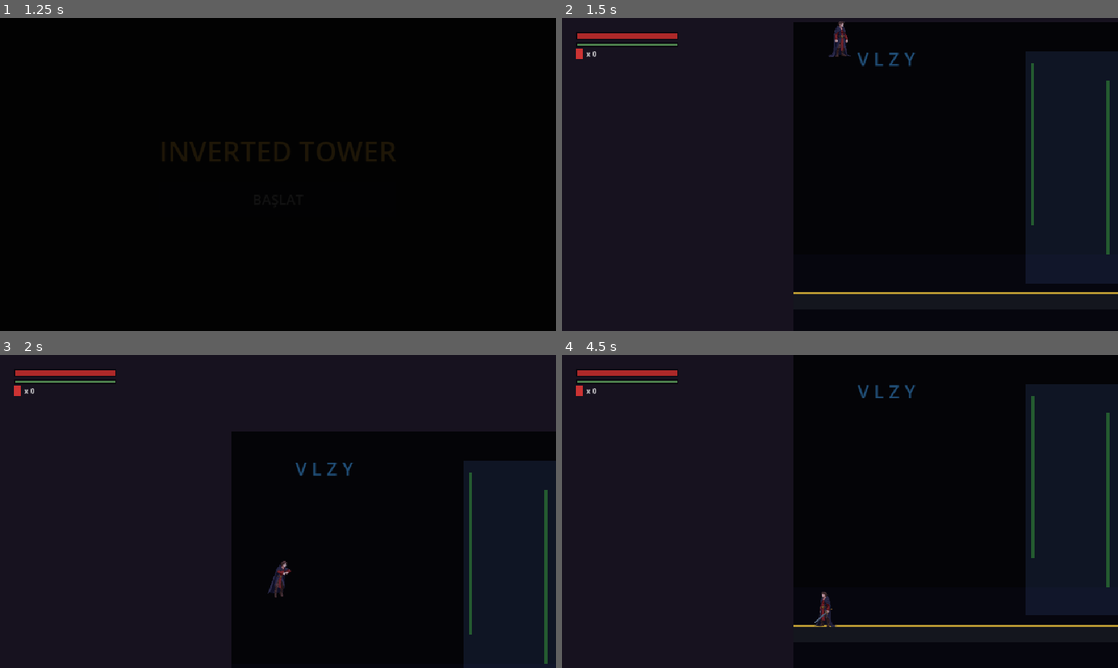
Above: before the commit, frames 1-4 (two rows, left to right).
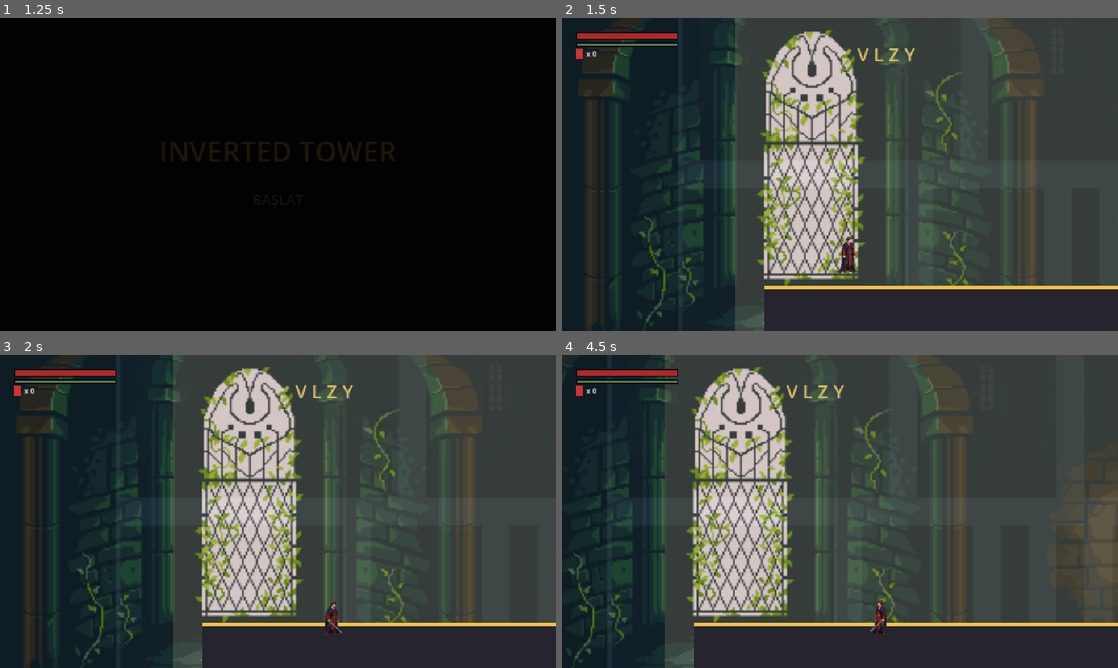
Above: after the commit, the same moments.

Repository: yusuferens/inverted-tower
Game: Godot game, scene res://scenes/ui/StartMenu.tscn
Two runs of this game, one before a commit and one after it. Both use one fixed random seed, a clock stepped at 60 frames per second and the inputs below.
Inputs (mouse positions are in pixels of both pictures, inside the frame that each line leads up to):
- Up to frame 1 (1.25 s): click "BAŞLAT" at 0.5 s
- Up to frame 2 (1.5 s): tap Enter at 1.25 s; move the mouse to (962, 158) at 1.27 s; hold D (move_right) from 1.28 s (still down); tap J (attack) at 1.35 s; click (962, 158) at 1.42 s
- Up to frame 3 (2 s): keep holding D (move_right); tap Space (jump) at 1.52 s
- Up to frame 4 (4.5 s): release D (move_right) at 2 s; drag from (728, 527) to (867, 583) at 2.02 s; move the mouse to (895, 442) at 2.77 s; hold D (move_right) 2.78-3.5 s; hold E (interact) 2.78-3.5 s; drag from (812, 574) to (673, 464) at 3.52 s; move the mouse to (1006, 558) at 4.27 s; hold A (move_left) from 4.28 s (still down); tap C at 4.35 s

Frame 1 is identical in both runs. In frame 2, 73% of the frame differs, in the area x 3-100%, y 0-100%; in frame 3, 74%; in frame 4, 82%, in the area x 0-100%, y 0-100%.

Commit message:
Kule girisi gunduz atmosferine cevrildi, düşüş mekaniği düzeltildi ve tasarım tamamlandı

Diff:
--- a/scenes/zones/TowerEntrance.tscn
+++ b/scenes/zones/TowerEntrance.tscn
@@ -1,10 +1,12 @@
-[gd_scene load_steps=5 format=3 uid="uid://towerentrance001"]
+[gd_scene load_steps=7 format=3 uid="uid://towerentrance001"]
 
 [ext_resource type="Script" path="res://scripts/zones/TowerEntrance.gd" id="1_script"]
-[ext_resource type="PackedScene" uid="uid://c2p4mxvt8jgq1" path="res://scenes/player/Player.tscn" id="2_player"]
+[ext_resource type="Texture2D" path="res://assets/backgrounds/old_dark_castle/old-dark-castle-interior-background.png" id="2_bg"]
+[ext_resource type="PackedScene" uid="uid://c2p4mxvt8jgq1" path="res://scenes/player/Player.tscn" id="3_player"]
+[ext_resource type="Texture2D" path="res://assets/backgrounds/gothic_castle/gothic-castle-background.png" id="4_bg2"]
 
 [sub_resource type="RectangleShape2D" id="RectangleShape2D_floor"]
-size = Vector2(800, 30)
+size = Vector2(750, 30)
 
 [sub_resource type="RectangleShape2D" id="RectangleShape2D_fall"]
 size = Vector2(400, 200)
@@ -12,77 +14,73 @@
 [node name="TowerEntrance" type="Node2D"]
 script = ExtResource("1_script")
 
-[node name="DeepBackground" type="ColorRect" parent="."]
+[node name="DaylightSky" type="ColorRect" parent="."]
+offset_left = -200.0
+offset_top = -100.0
 offset_right = 1152.0
-offset_bottom = 648.0
-color = Color(0.02, 0.02, 0.03, 1)
+offset_bottom = 800.0
+color = Color(0.6, 0.75, 0.9, 1)
 
-[node name="AbyssVortex" type="Polygon2D" parent="."]
-color = Color(0.05, 0.05, 0.1, 0.4)
-polygon = PackedVector2Array(0, 400, 1152, 400, 1152, 648, 0, 648)
+[node name="GothicBg" type="Sprite2D" parent="."]
+modulate = Color(1, 0.95, 0.85, 0.7)
+position = Vector2(480, 270)
+scale = Vector2(3, 3)
+texture = ExtResource("4_bg2")
 
-[node name="GothicWindow" type="Node2D" parent="."]
-position = Vector2(400, 50)
+[node name="MainCastleBg" type="Sprite2D" parent="."]
+modulate = Color(0.9, 0.9, 1, 0.9)
+position = Vector2(480, 270)
+scale = Vector2(3, 3)
+texture = ExtResource("2_bg")
 
-[node name="Glass" type="ColorRect" parent="GothicWindow"]
-offset_right = 160.0
-offset_bottom = 400.0
-color = Color(0.3, 0.4, 0.6, 0.2)
+[node name="SunlightGlow" type="ColorRect" parent="."]
+offset_left = -100.0
+offset_top = -100.0
+offset_right = 1152.0
+offset_bottom = 800.0
+color = Color(1, 0.9, 0.7, 0.15)
 
-[node name="Vines" type="ColorRect" parent="GothicWindow"]
-offset_left = 10.0
-offset_top = 20.0
-offset_right = 15.0
-offset_bottom = 300.0
-color = Color(0.2, 0.5, 0.2, 0.8)
-
-[node name="Vines2" type="ColorRect" parent="GothicWindow"]
-offset_left = 140.0
-offset_top = 50.0
-offset_right = 145.0
-offset_bottom = 350.0
-color = Color(0.2, 0.5, 0.2, 0.8)
+[node name="CanvasModulate" type="CanvasModulate" parent="."]
+color = Color(1, 0.95, 0.9, 1)
 
 [node name="GoldenPlatform" type="StaticBody2D" parent="."]
-position = Vector2(350, 480)
+position = Vector2(0, 480)
 collision_layer = 2
 
+[node name="GoldLine" type="ColorRect" parent="GoldenPlatform"]
+offset_left = -50.0
+offset_top = -18.0
+offset_right = 700.0
+offset_bottom = -12.0
+color = Color(0.95, 0.8, 0.3, 1)
+
+[node name="StoneFloor" type="ColorRect" parent="GoldenPlatform"]
+offset_left = -50.0
+offset_top = -12.0
+offset_right = 700.0
+offset_bottom = 100.0
+color = Color(0.15, 0.15, 0.2, 1)
+
 [node name="CollisionShape2D" type="CollisionShape2D" parent="GoldenPlatform"]
+position = Vector2(325, 15)
 shape = SubResource("RectangleShape2D_floor")
 
-[node name="GoldLine" type="ColorRect" parent="GoldenPlatform"]
-offset_left = -350.0
-offset_top = -15.0
-offset_right = 350.0
-offset_bottom = -11.0
-color = Color(0.9, 0.7, 0.2, 1)
-
-[node name="Stone" type="ColorRect" parent="GoldenPlatform"]
-offset_left = -350.0
-offset_top = -11.0
-offset_right = 350.0
-offset_bottom = 15.0
-color = Color(0.1, 0.1, 0.12, 1)
-
-[node name="Player" parent="." instance=ExtResource("2_player")]
-position = Vector2(80, 420)
+[node name="Player" parent="." instance=ExtResource("3_player")]
+position = Vector2(80, 400)
 
 [node name="FallArea" type="Area2D" parent="."]
-position = Vector2(950, 600)
+position = Vector2(900, 600)
 collision_layer = 0
 
 [node name="CollisionShape2D" type="CollisionShape2D" parent="FallArea"]
 shape = SubResource("RectangleShape2D_fall")
-
-[node name="CanvasModulate" type="CanvasModulate" parent="."]
-color = Color(0.8, 0.85, 1, 1)
 
 [node name="V_L_Z_Y" type="Label" parent="."]
 offset_left = 60.0
 offset_top = 40.0
 offset_right = 260.0
 offset_bottom = 100.0
-theme_override_colors/font_color = Color(0.3, 0.7, 0.9, 0.5)
+theme_override_colors/font_color = Color(1, 0.9, 0.5, 0.8)
 theme_override_font_sizes/font_size = 32
 text = "V L Z Y"
 horizontal_alignment = 1
--- a/scripts/ui/StartMenu.gd
+++ b/scripts/ui/StartMenu.gd
@@ -19,6 +19,9 @@
 	# Butona basıldığında etkileşimi keselim
 	start_button.disabled = true
 
+	# İlk odaya (TowerEntrance) girerken havadan düşmemesi için intro'yu geçici kapatalım
+	GameState.intro_played = true
+
 	# Basit bir Fade-Out (Kararma) efekti başlatalım
 	var tween = create_tween()
 	tween.tween_property(fade_rect, "modulate:a", 1.0, 0.8)
--- a/scripts/zones/TowerEntrance.gd
+++ b/scripts/zones/TowerEntrance.gd
@@ -1,18 +1,14 @@
 extends Node2D
 
-# Düştüğümüzde gideceğimiz yer
 const NEXT_SCENE = "res://scenes/zones/Zone1_IsciMezari.tscn"
 
-@onready var fall_area = $FallArea
-
 func _ready() -> void:
-	# Eğer oyuncu bu odaya giriyorsa, asıl intro henüz oynanmamış demektir
-	GameState.intro_played = false
-
-	# Boşluğa düşme tetikleyicisi
-	fall_area.body_entered.connect(_on_fall_area_entered)
+	var fall_area = get_node_or_null("FallArea")
+	if fall_area:
+		fall_area.body_entered.connect(_on_fall_area_entered)
 
 func _on_fall_area_entered(body: Node2D) -> void:
 	if body.is_in_group("player"):
-		# Sahne geçişi yapalım, asıl odaya düştüğümüzde Player.gd otomatik intro yapacak
+		# Asıl zindana düştüğü an intro'yu tekrar açıyoruz
+		GameState.intro_played = false
 		get_tree().change_scene_to_file(NEXT_SCENE)
Binary file added: assets/backgrounds/abyss_bg.png
Binary file added: assets/backgrounds/golden_platform.png
